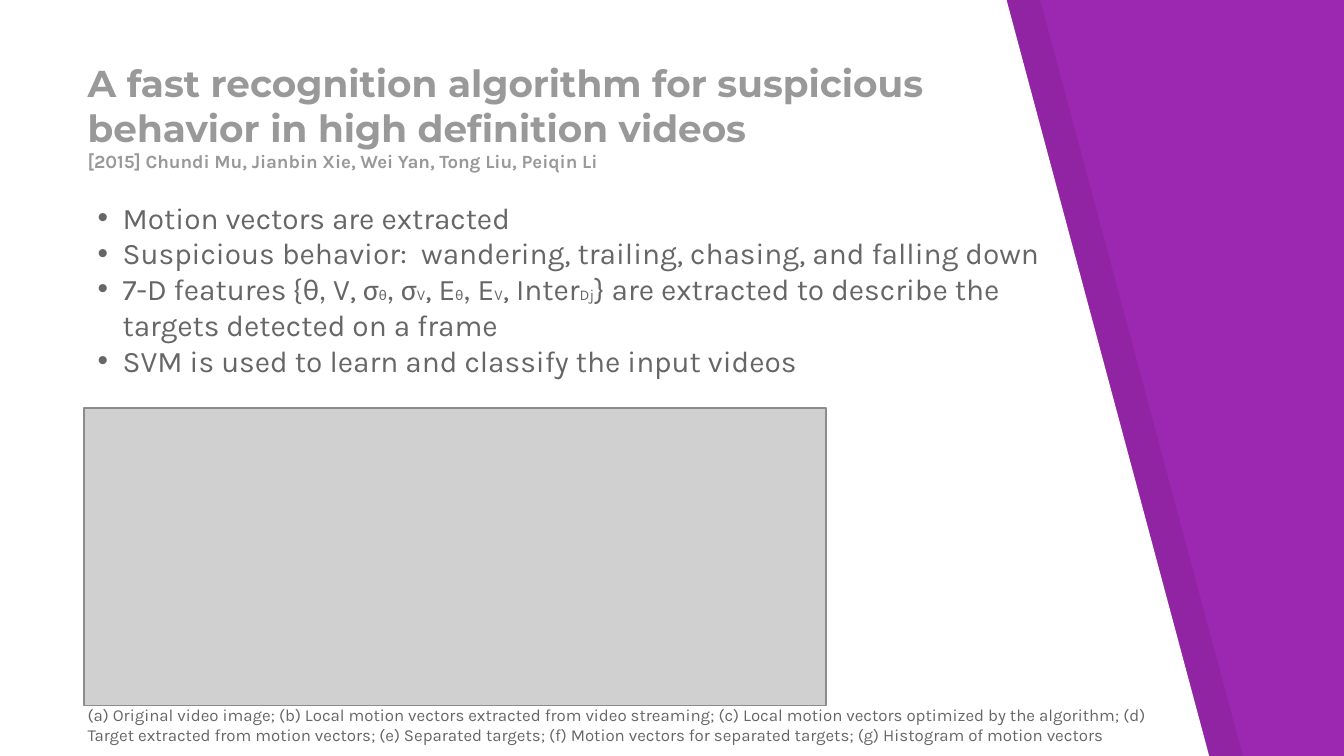
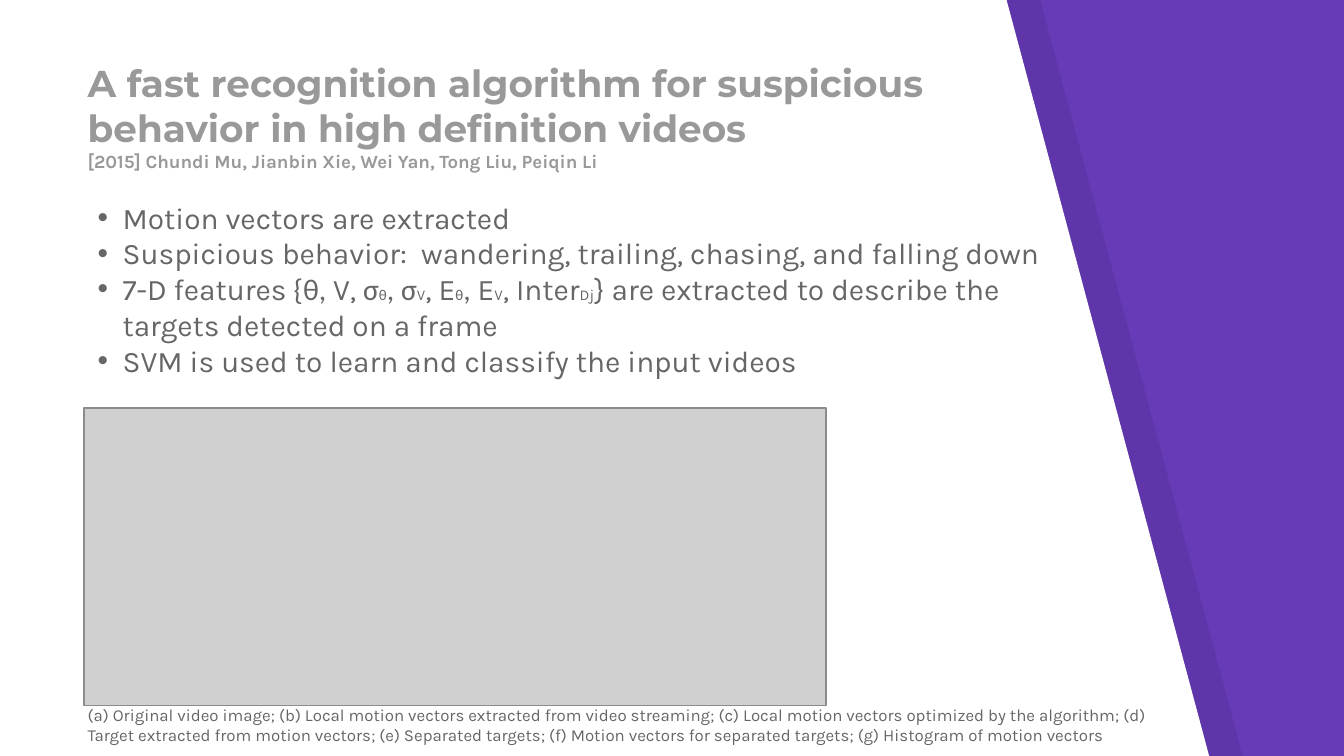
Before and after one commit to Faallen/VGIS8, a slide deck: slide 6 of Report/Computer Vision seminar presentation.pptx. Drawn at 1344x756 pixels with LibreOffice and Linux fonts; fonts in the diff are those of the drawing; grey boxes stand for pictures. Boxes give left, top, right and bottom in pixels: in the first picture for what was removed or moved away, otherwise in the second. Text is boxed around its words. In the diff, an @@ line names an element or a change of style, - is before the commit and + after.

```diff
--- a/Report/Computer Vision seminar presentation.pptx
+++ b/Report/Computer Vision seminar presentation.pptx
@@ background #9C27B0 to #673AB7 @@
```
Also in this commit, not shown: 5 other slides changed, 1 slide added.
